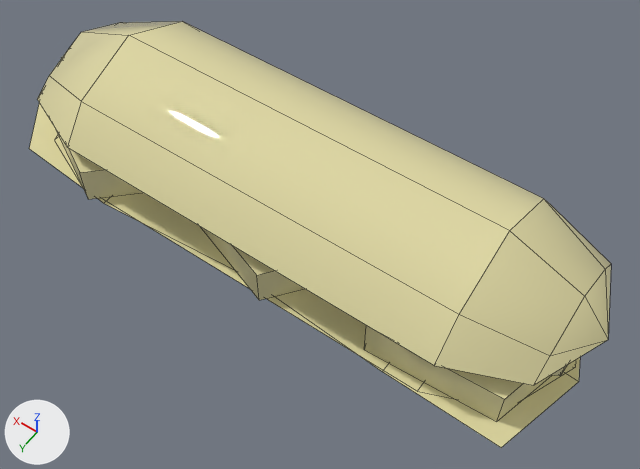
Two versions of the FBX model SM_Po'boy.fbx, one commit apart.
The view is the same before and after, from a camera (50 mm lens) standing at (-0.072, 0.222, 0.36) and looking at (0.081, 0.009, 0.024). Arrows for +X, +Y and +Z are at lower left; the lights stay in place. The older version comes first. Mesh edges are drawn as thin lines. Where no turn or scale is listed for an object, it has been applied to the vertices.

Script lines for the objects in view, before the commit:
```python
me_mesh = bpy.data.meshes.new('Mesh')
me_mesh.from_pydata(...)  # 44 vertices, 50 faces; spans x -0.057..0.251, y -0.051..0.051, z 0.0..0.082
me_mesh.materials.append(mat_01___default)  # beige #e2dba6
me_mesh_001 = bpy.data.meshes.new('Mesh.001')
me_mesh_001.from_pydata(...)  # a 5-sided cylinder along z spanning x -0.051..0.053, y -0.055..0.046, z 0.018..0.038; a 5-sided cylinder along z spanning x 0.045..0.145, y -0.052..0.053, z 0.018..0.038; a 5-sided cylinder along z spanning x 0.146..0.249, y -0.049..0.054, z 0.018..0.038
me_mesh_001.materials.append(mat_01___default)  # beige #e2dba6
me_mesh_003 = bpy.data.meshes.new('Mesh.003')
me_mesh_003.from_pydata(...)  # 15 vertices, 8 faces; spans x -0.054..0.267, y -0.054..0.052, z 0.019
me_mesh_003.materials.append(mat_01___default)  # beige #e2dba6
ob_bread = bpy.data.objects.new('Bread', me_mesh)
ob_bread.location = (0.0, 0.0, 0.0)
ob_lettuce = bpy.data.objects.new('Lettuce', me_mesh_003)
ob_lettuce.location = (0.0, 0.0, 0.0)
ob_prawns = bpy.data.objects.new('Prawns', me_mesh_001)
ob_prawns.location = (0.0, 0.0, 0.0)
```
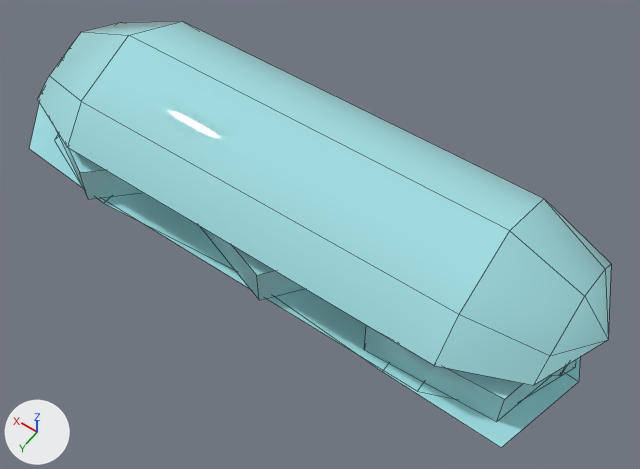
Where the change shows, as pixel boxes [x1, y1, x2, y2] in the pictures (640 x 469 px):
'Bread', recoloured (beige to cyan): [37, 21, 611, 385] in both
'Lettuce', recoloured: [29, 103, 580, 448] in both
'Prawns', recoloured: [56, 130, 551, 421] in both

The change, as a list of edits to the scene's bpy script:
```text
Add mat_08___default:
    mat_08___default = principled_material('08 - Default')
    mat_08___default.base_color = (0.366, 0.75, 0.785)  # cyan #a3e1e5
    mat_08___default.roughness = 0.0
Change me_mesh_001:
    where me_mesh_001.from_pydata(...)  # 30 vertices, 21 faces; spans x -0.051..0.249, y -0.055..0.054, z 0.018..0.038
    remove me_mesh_001.materials.append(mat_01___default)  # beige #e2dba6
    add me_mesh_001.materials.append(mat_08___default)  # cyan #a3e1e5
Change me_mesh_003:
    where me_mesh_003.from_pydata(...)  # 15 vertices, 8 faces; spans x -0.054..0.267, y -0.054..0.052, z 0.019
    remove me_mesh_003.materials.append(mat_01___default)  # beige #e2dba6
    add me_mesh_003.materials.append(mat_08___default)  # cyan #a3e1e5
Change me_mesh:
    where me_mesh.from_pydata(...)  # 44 vertices, 50 faces; spans x -0.057..0.251, y -0.051..0.051, z 0.0..0.082
    remove me_mesh.materials.append(mat_01___default)  # beige #e2dba6
    add me_mesh.materials.append(mat_08___default)  # cyan #a3e1e5
```
